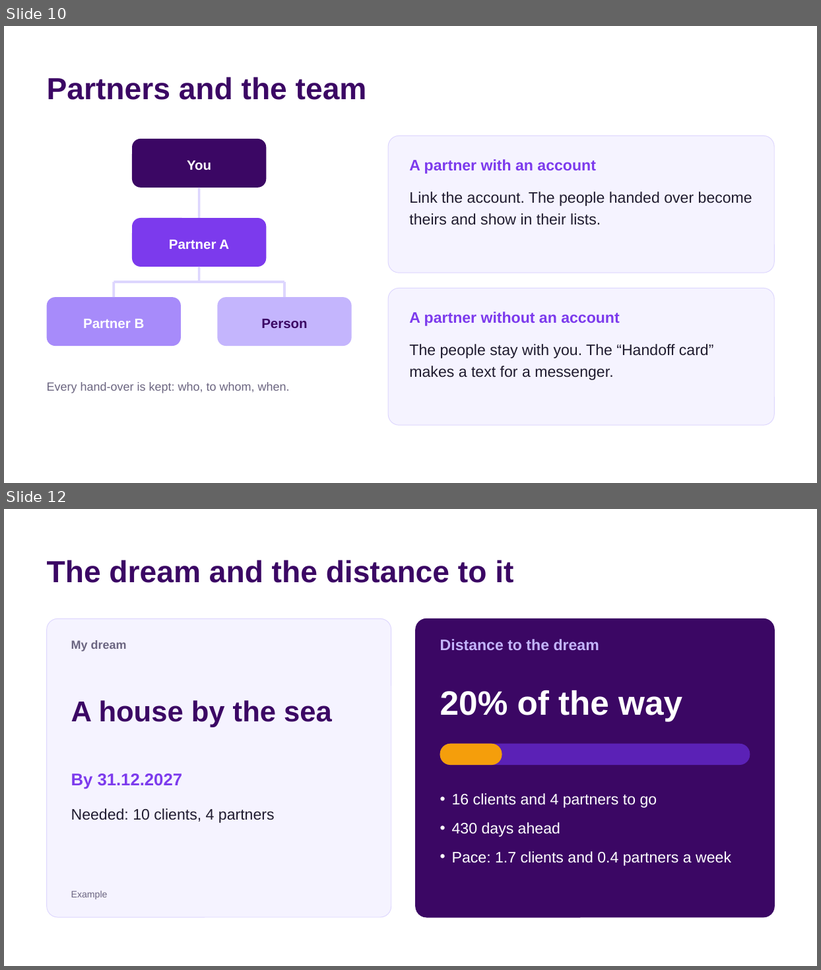
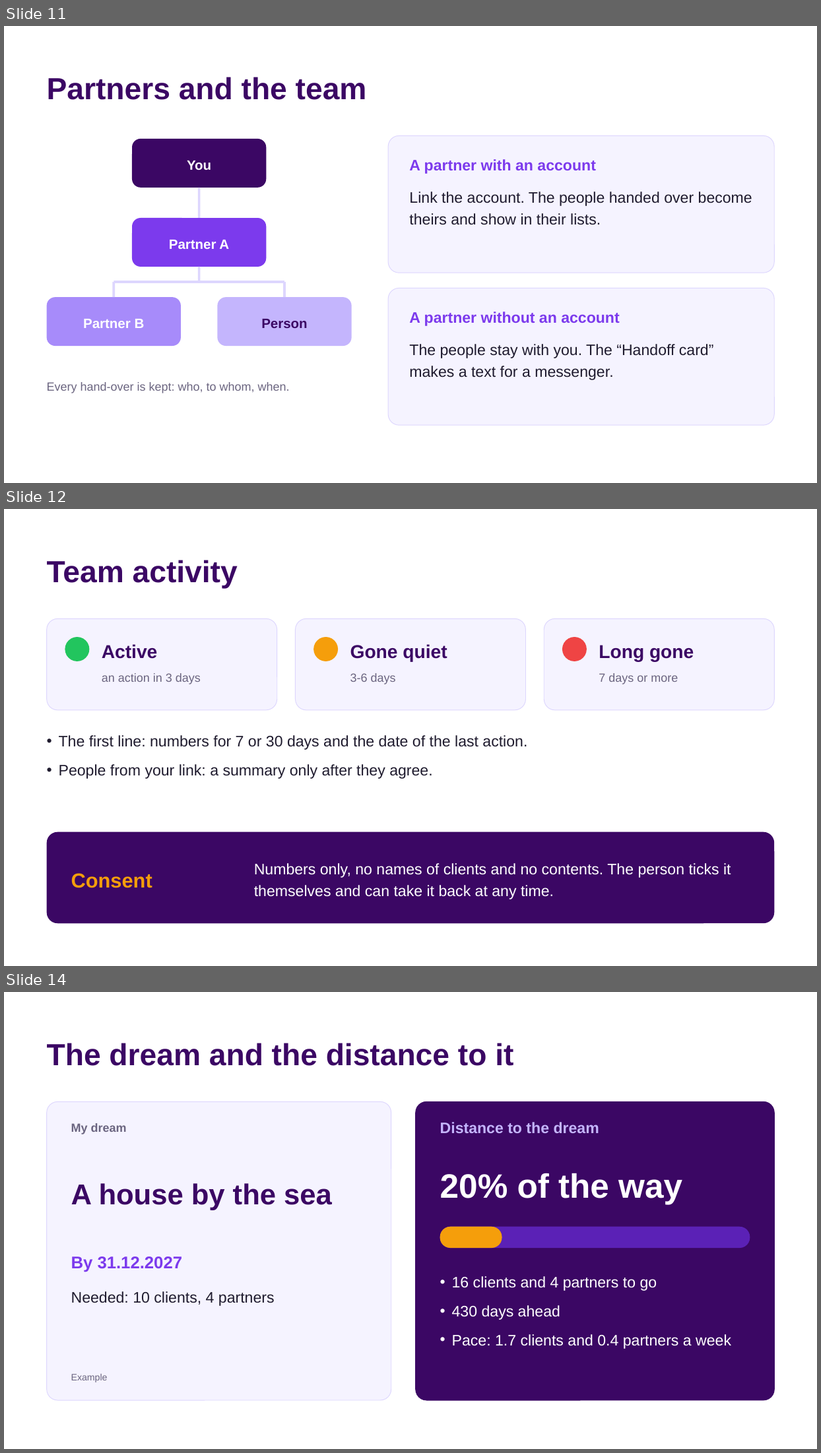
Before and after one commit to andreiyasinski89/Eagle-Control, a slide deck: public/guide/MeetOwl-presentation-en.pptx. Shown one above the other, each under a label of ours: slides 10 and 12 before the commit, slides 11, 12 and 14 after it; the slides between them are not shown. The pictures are 821x970 and 821x1453 pixels, drawn with LibreOffice and Linux fonts; fonts in the diff are those of the drawing. Boxes give left, top, right and bottom in pixels: in the first picture for what was removed or moved away, otherwise in the second. Text is boxed around its words. In the diff, an @@ line names an element or a change of style, - is before the commit and + after.

```diff
--- a/public/guide/MeetOwl-presentation-en.pptx
+++ b/public/guide/MeetOwl-presentation-en.pptx
@@ slide 12 added at (4, 509, 817, 966), background #FFFFFF @@
@@ text added at (47, 560, 238, 588), 36 pt, text #3B0764, bold @@
+Team activity
@@ rounded rectangle added at (47, 619, 277, 710), fill #F5F3FF, outline #DDD6FE 0.75 pt @@
@@ rounded rectangle added at (296, 619, 526, 710), fill #F5F3FF, outline #DDD6FE 0.75 pt @@
@@ rounded rectangle added at (545, 619, 775, 710), fill #F5F3FF, outline #DDD6FE 0.75 pt @@
@@ ellipse added at (65, 637, 89, 661), fill #22C55E @@
@@ text added at (102, 644, 158, 659), 22 pt, text #3B0764, bold @@
+Active
@@ ellipse added at (314, 637, 338, 661), fill #F59E0B @@
@@ text added at (350, 644, 447, 662), 22 pt, text #3B0764, bold @@
+Gone quiet
@@ ellipse added at (563, 637, 587, 661), fill #EF4444 @@
@@ text added at (599, 645, 694, 662), 22 pt, text #3B0764, bold @@
+Long gone
@@ text added at (102, 673, 201, 685), 14 pt, text #6B6580 @@
+an action in 3 days
@@ text added at (350, 673, 396, 685), 14 pt, text #6B6580 @@
+3-6 days
@@ text added at (599, 673, 678, 685), 14 pt, text #6B6580 @@
+7 days or more
@@ text added at (59, 735, 527, 779), 18 pt, text #1F1B2E @@
+• The first line: numbers for 7 or 30 days and the date of the last action.
+• People from your link: a summary only after they agree.
@@ rounded rectangle added at (47, 832, 774, 923), fill #3B0764 @@
@@ text added at (254, 863, 731, 900), 18 pt, text #FFFFFF @@
+Numbers only, no names of clients and no contents. The person ticks it themselves and can take it back at any time.
@@ text added at (71, 873, 152, 889), 24 pt, text #F59E0B, bold @@
+Consent
@@ what was slide 10 is now slide 11 @@
@@ what was slide 12 is now slide 14 @@
```
Also in this commit, not shown: 6 slides changed, 3 other slides added, 14 other files.
